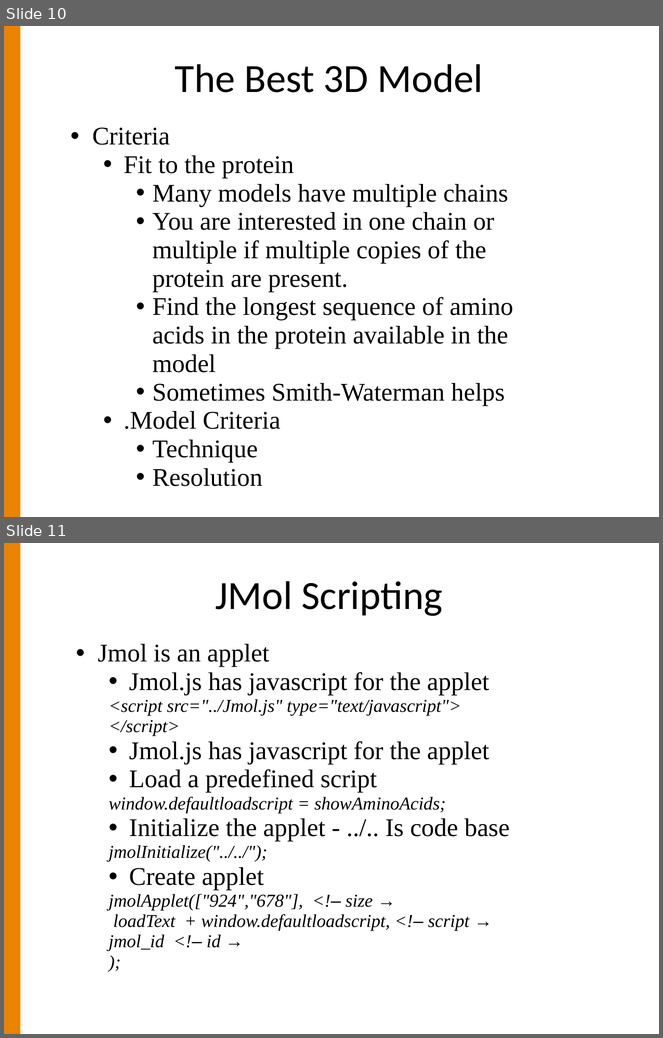
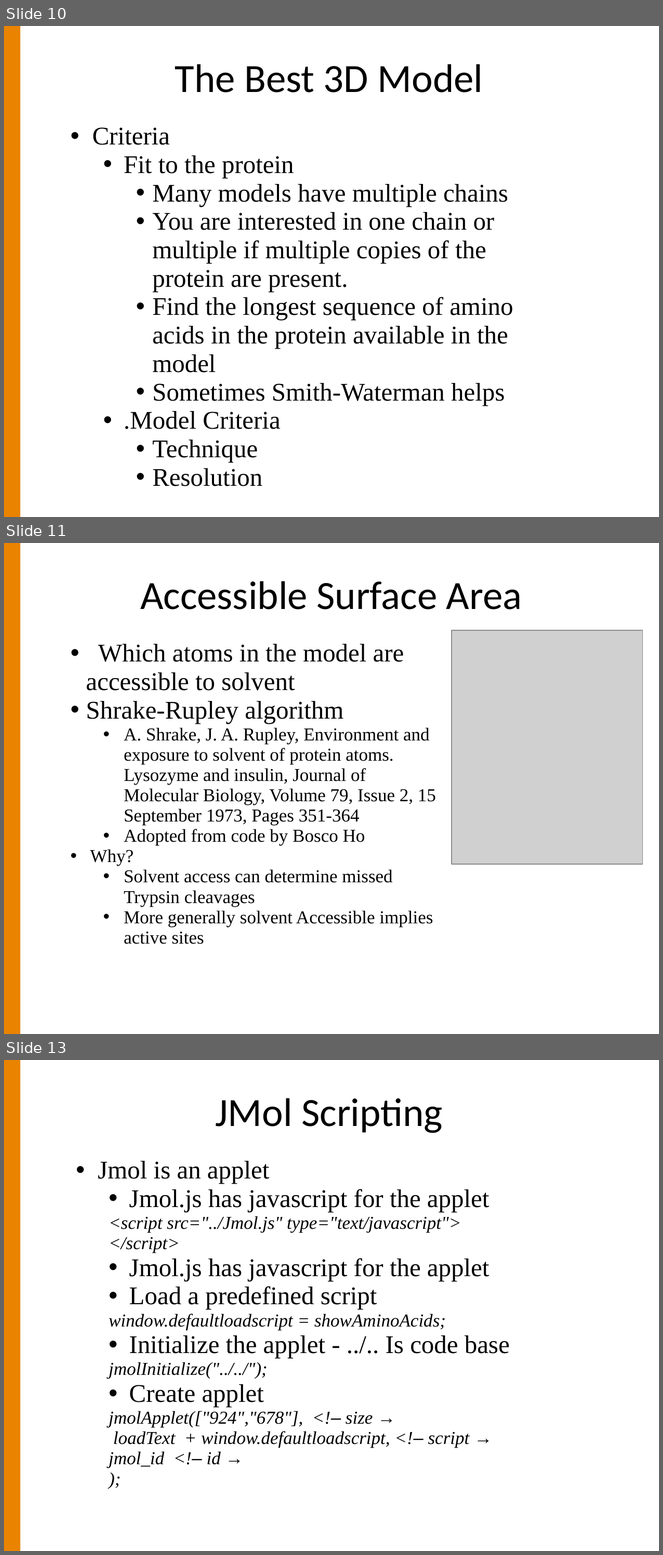
Before and after one commit to lordjoe/hydra-proteomics, a slide deck: jxtandem/Cascadia/2012/IlyaLabTalk.ppt. Shown one above the other, each under a label of ours: slides 10 and 11 before the commit, slides 10, 11 and 13 after it; the slides between them are not shown. The pictures are 663x1038 and 663x1555 pixels, drawn with LibreOffice and Linux fonts; fonts in the diff are those of the drawing; grey boxes stand for pictures; background and template pictures are left out. Boxes give left, top, right and bottom in pixels: in the first picture for what was removed or moved away, otherwise in the second. Text is boxed around its words. In the diff, an @@ line names an element or a change of style, - is before the commit and + after.

```diff
--- a/jxtandem/Cascadia/2012/IlyaLabTalk.ppt
+++ b/jxtandem/Cascadia/2012/IlyaLabTalk.ppt
@@ slide 11 added at bbox=[4, 543, 659, 1034], background #FFFFFF; not listed: 1 template element that a slide beside it also shows @@
@@ title added at bbox=[140, 581, 522, 610], 44 pt, text #000000 @@
+Accessible Surface Area
@@ picture added at bbox=[452, 630, 643, 864] @@
@@ text added at bbox=[86, 644, 436, 944], 20 pt, text #000000 @@
+• Which atoms in the model are accessible to solvent
+• Shrake-Rupley algorithm
+  • A. Shrake, J. A. Rupley, Environment and exposure to solvent of protein atoms. Lysozyme and insulin, Journal of Molecular Biology, Volume 79, Issue 2, 15 September 1973, Pages 351-364
+  • Adopted from code by Bosco Ho
+• Why?
+  • Solvent access can determine missed Trypsin cleavages
+  • More generally solvent Accessible implies active sites
@@ what was slide 11 is now slide 13 @@
```
Also in this commit, not shown: 1 slide changed, 1 other slide added, 9 other files.
